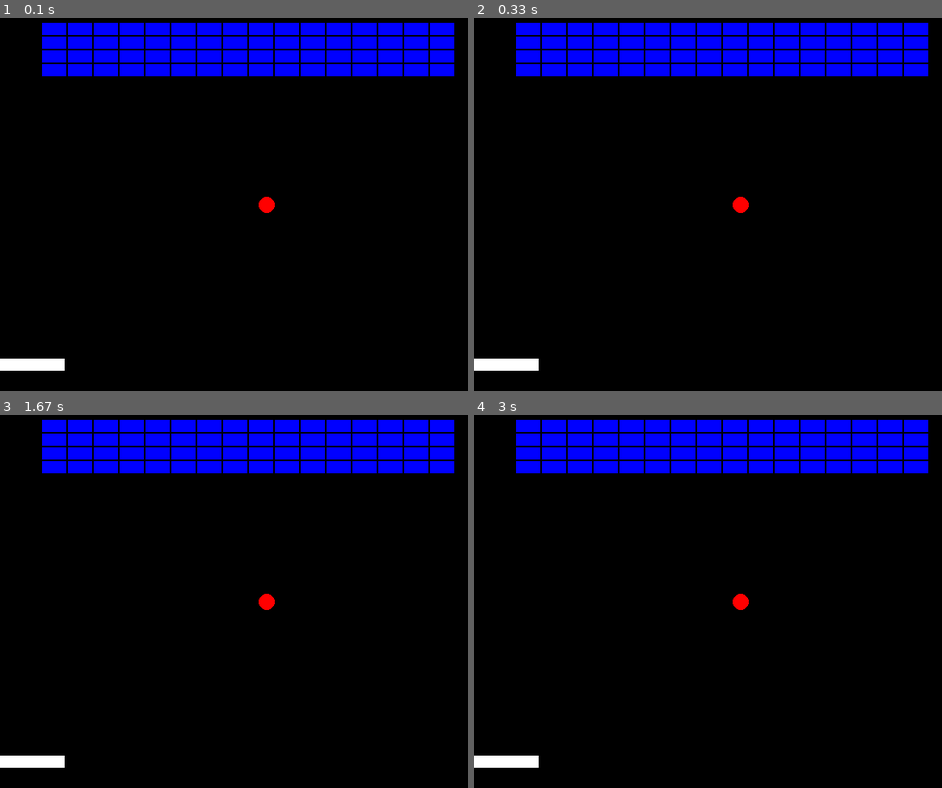
Above: before the commit, frames 1-4 (two rows, left to right).
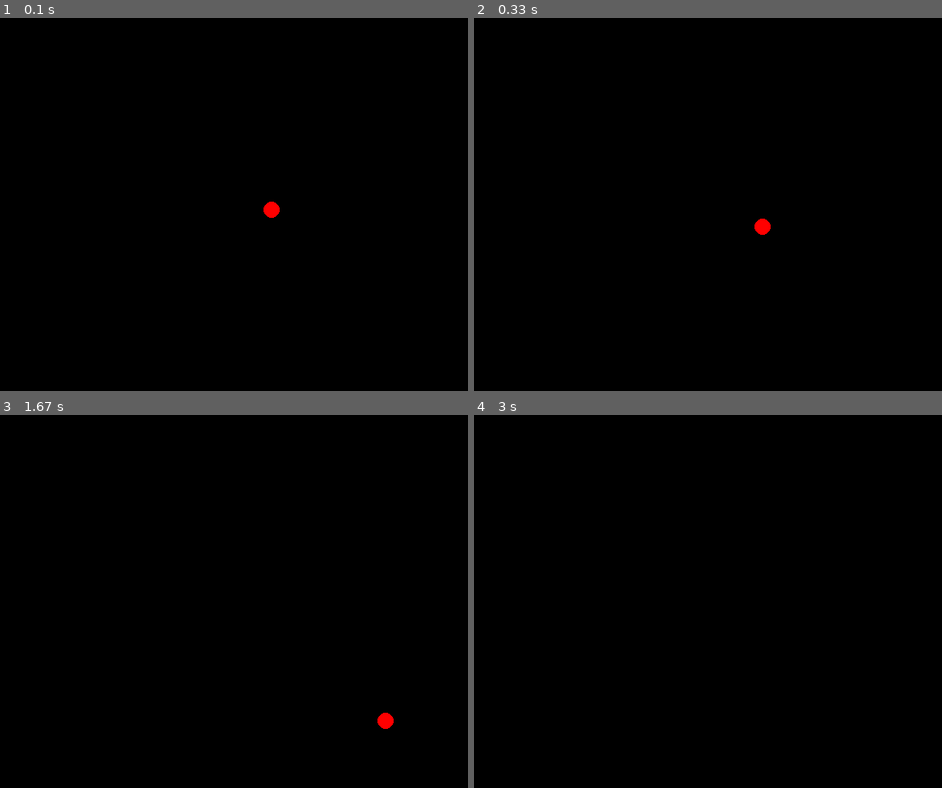
Above: after the commit, the same moments.

Repository: cayque16/Projetos-em-Python
Game: pygame game, started from block/block.py
Two runs of this game, one before a commit and one after it. Both use one fixed random seed, a clock stepped at 60 frames per second and the inputs below.
Inputs:
- Up to frame 1 (0.1 s): no input
- Up to frame 2 (0.33 s): no input
- Up to frame 3 (1.67 s): no input
- Up to frame 4 (3 s): no input

The runs differ from the first frame. In frame 1, 11% of the frame differs, in the area x 0-98%, y 1-95%; in frame 2, 11%; in frame 3, 11%; in frame 4, 11%.

Commit message:
Adicionado o movimento a bola.

Diff:
--- a/block/block.py
+++ b/block/block.py
@@ -24,11 +24,22 @@
 # player
 pygame.draw.rect(screen,WHITE,[0,440,80,15])
 # bola
-pygame.draw.ellipse(screen, RED, [width/2, heigth/2, 20, 20])
+bola = pygame.Rect(width//2,heigth//2,20,20)
+velocidade_x,velocidade_y = 0.1,0.1
+clock = pygame.time.Clock()
 while True:
-    for event in pygame.event.get():
-        if event.type == QUIT:
-            pygame.quit()
+    dt = clock.tick(30)
+    event = pygame.event.poll()
+
+    if event.type == pygame.QUIT:
+        break
+
+    bola.move_ip(velocidade_x*dt,velocidade_y*dt)
+
+    screen.fill(BLACK)
+
+    pygame.draw.ellipse(screen,RED,bola)
+
     pygame.display.flip()
 
 
